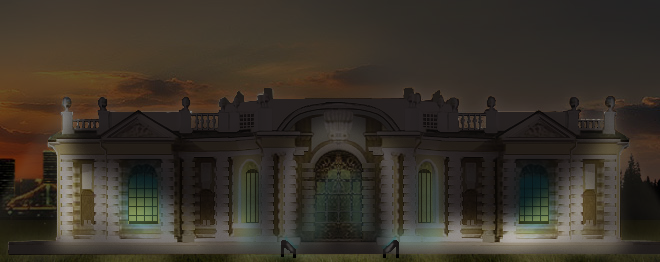
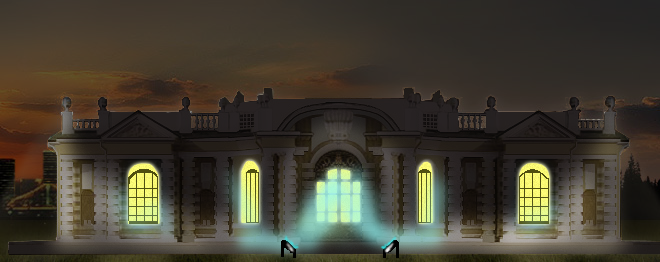
The second 660 x 262 image is a revision of the first. Changes to its layers:
painted on "Слой 2" over 128, 160, 550, 224
moved "Слой 1 копия" above "Слой 1 копия 2" over 8, 87, 660, 255
showed "Слой 1" over 8, 87, 660, 255
